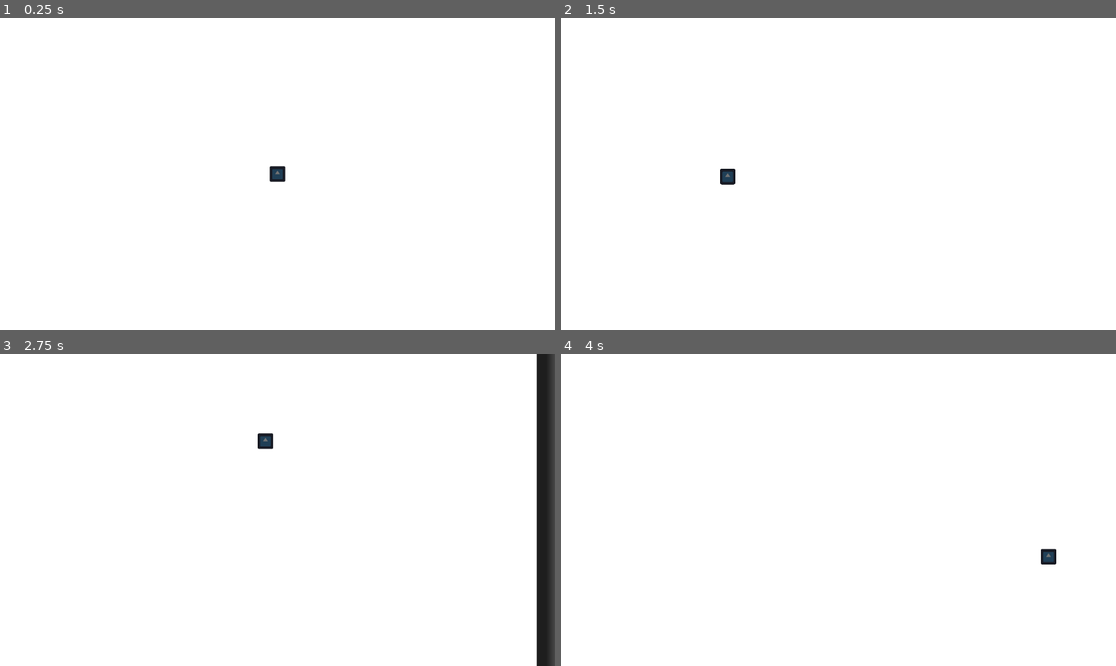
Above: before the commit, frames 1-4 (two rows, left to right).
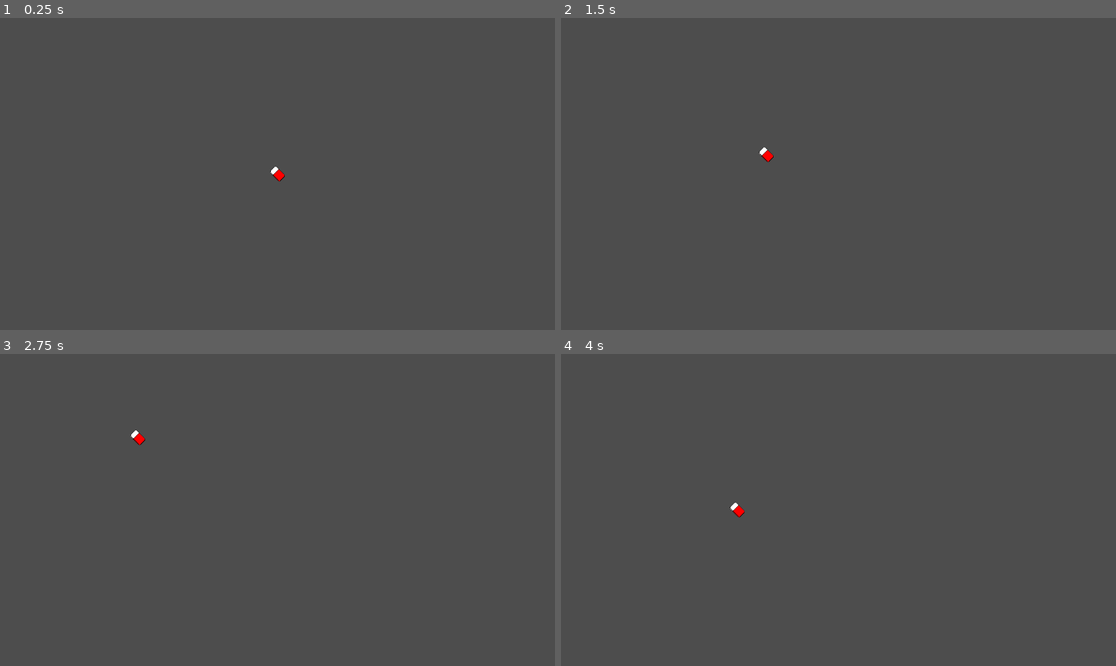
Above: after the commit, the same moments.

Repository: craftak4/GWJ-78-solo
Game: Godot game, scene res://main_scene.tscn
Same seed, same stepped clock (60 frames per second), same inputs: the game is played once before the commit and once after it. The engine's default icon, where the game draws it, is replaced by a stand-in: a white triangle on a blue panel in a dark square.
Inputs (mouse positions are in pixels of both pictures, inside the frame that each line leads up to):
- Up to frame 1 (0.25 s): no input
- Up to frame 2 (1.5 s): tap Enter at 0.5 s; move the mouse to (960, 158) at 0.52 s; press the mouse at (960, 158) at 0.53 s; hold Right (right) 0.53-1.28 s; move the mouse to (727, 189) at 1.27 s; release the mouse at (727, 189) at 1.28 s; hold Down (down) from 1.28 s (still down); click (727, 189) at 1.35 s
- Up to frame 3 (2.75 s): move the mouse to (333, 441) at 2.02 s; release Down (down) at 2.03 s; press the mouse at (333, 441) at 2.03 s; hold Right (right) from 2.03 s (still down)
- Up to frame 4 (4 s): move the mouse to (810, 572) at 2.77 s; release Right (right) at 2.78 s; release the mouse at (810, 572) at 2.78 s; hold Up (up) 2.78-3.53 s; click (810, 572) at 2.85 s; move the mouse to (1005, 556) at 3.52 s; press the mouse at (1005, 556) at 3.53 s; hold Left (left) from 3.53 s (still down)

The runs differ from the first frame. In frame 1, 100% of the frame differs, in the area x 0-100%, y 0-100%; in frame 2, 100%; in frame 3, 99%; in frame 4, 100%.
Error after the commit: Invalid access to property or key 'texture' on a base object of type 'Nil'. (res://rubbers/rubber.gd:14)

Commit message:
Rubber system

Diff:
--- /dev/null
+++ b/assets/textures/inkscape/rubbers.svg
@@ -0,0 +1,185 @@
+<?xml version="1.0" encoding="UTF-8" standalone="no"?>
+<!-- Created with Inkscape (http://www.inkscape.org/) -->
+
+<svg
+   width="100mm"
+   height="100mm"
+   viewBox="0 0 100 100"
+   version="1.1"
+   id="svg5"
+   inkscape:version="1.2.2 (b0a8486541, 2022-12-01)"
+   sodipodi:docname="rubbers.svg"
+   xmlns:inkscape="http://www.inkscape.org/namespaces/inkscape"
+   xmlns:sodipodi="http://sodipodi.sourceforge.net/DTD/sodipodi-0.dtd"
+   xmlns="http://www.w3.org/2000/svg"
+   xmlns:svg="http://www.w3.org/2000/svg">
+  <sodipodi:namedview
+     id="namedview7"
+     pagecolor="#ffffff"
+     bordercolor="#666666"
+     borderopacity="1.0"
+     inkscape:showpageshadow="2"
+     inkscape:pageopacity="0.0"
+     inkscape:pagecheckerboard="0"
+     inkscape:deskcolor="#d1d1d1"
+     inkscape:document-units="mm"
+     showgrid="false"
+     inkscape:zoom="2.4738541"
+     inkscape:cx="190.7954"
+     inkscape:cy="771.06405"
+     inkscape:window-width="1920"
+     inkscape:window-height="1138"
+     inkscape:window-x="2240"
+     inkscape:window-y="25"
+     inkscape:window-maximized="1"
+     inkscape:current-layer="g4107-6-6">
+    <inkscape:page
+       x="0"
+       y="0"
+       width="100"
+       height="100"
+       id="page4132"
+       inkscape:export-filename="../rubbers/Red.svg"
+       inkscape:export-xdpi="96"
+       inkscape:export-ydpi="96" />
+    <inkscape:page
+       x="136.13284"
+       y="0.40189666"
+       width="100"
+       height="100"
+       id="page4134"
+       inkscape:export-filename="../rubbers/Aqua.svg"
+       inkscape:export-xdpi="96"
+       inkscape:export-ydpi="96" />
+    <inkscape:page
+       x="0.53026175"
+       y="154.02147"
+       width="100"
+       height="100"
+       id="page4227"
+       inkscape:export-filename="../../../rubbers/Blue.svg"
+       inkscape:export-xdpi="96"
+       inkscape:export-ydpi="96" />
+  </sodipodi:namedview>
+  <defs
+     id="defs2" />
+  <g
+     inkscape:label="Layer 1"
+     inkscape:groupmode="layer"
+     id="layer1">
+    <g
+       id="g4107"
+       transform="matrix(0.77587744,-0.77587744,0.77587744,0.77587744,-27.028727,48.207814)"
+       style="stroke-width:0.911364">
+      <rect
+         style="opacity:1;fill:#ffffff;stroke:#000000;stroke-width:1.36705;stroke-linejoin:round;stroke-dasharray:none"
+         id="rect479"
+         width="47.657852"
+         height="79.272232"
+         x="26.171074"
+         y="8.2626953"
+         ry="10.737241"
+         rx="11.89885" />
+      <path
+         id="rect5211"
+         style="opacity:1;fill:#c8b7b7;stroke:#000000;stroke-width:1.36705;stroke-linejoin:round"
+         d="m 35.780108,8.2626953 h 25.388026 c 7.014077,0 12.660788,4.8651287 12.660788,10.9083597 v 58.718864 c 0,6.043231 -5.646711,10.90836 -12.660788,10.90836 H 35.780108 c -7.014076,0 -12.660788,-4.865129 -12.660788,-10.90836 V 18.59045 C 23.030939,11.465887 31.737855,8.2775114 35.780108,8.2626953 Z"
+         sodipodi:nodetypes="csssssscc" />
+      <rect
+         style="opacity:1;fill:#ffffff;stroke:#000000;stroke-width:1.36705;stroke-linejoin:round;stroke-dasharray:none"
+         id="rect4427"
+         width="47.657852"
+         height="79.272232"
+         x="26.171074"
+         y="8.2626953"
+         ry="10.737241"
+         rx="11.89885" />
+      <path
+         id="rect1871"
+         style="opacity:1;fill:#aa0000;fill-opacity:1;stroke:#000000;stroke-width:1.36705;stroke-linejoin:round"
+         d="m 73.828928,36.234776 v 48.766207 c 0,3.446007 -5.851498,6.220229 -9.348309,6.220229 H 30.154624 c -3.496811,0 -7.035305,-3.75072 -7.035305,-7.245448 V 36.234776 Z"
+         sodipodi:nodetypes="csssscc" />
+      <path
+         id="path5157"
+         style="opacity:1;fill:#ff0000;stroke:#000000;stroke-width:1.36705;stroke-linejoin:round"
+         d="M 73.828926,36.234777 V 82.38898 c 0,3.261433 -2.645706,5.887063 -5.932075,5.887063 H 32.103149 c -3.286369,0 -5.932075,-2.62563 -5.932075,-5.887063 V 36.234777 Z"
+         sodipodi:nodetypes="csssscc" />
+    </g>
+    <g
+       id="g4107-6"
+       transform="matrix(0.77587744,-0.77587744,0.77587744,0.77587744,109.10412,48.609709)"
+       style="stroke-width:0.911364">
+      <rect
+         style="opacity:1;fill:#ffffff;stroke:#000000;stroke-width:1.36705;stroke-linejoin:round;stroke-dasharray:none"
+         id="rect479-2"
+         width="47.657852"
+         height="79.272232"
+         x="26.171074"
+         y="8.2626953"
+         ry="10.737241"
+         rx="11.89885" />
+      <path
+         id="rect5211-9"
+         style="opacity:1;fill:#c8b7b7;stroke:#000000;stroke-width:1.36705;stroke-linejoin:round"
+         d="m 35.780108,8.2626953 h 25.388026 c 7.014077,0 12.660788,4.8651287 12.660788,10.9083597 v 58.718864 c 0,6.043231 -5.646711,10.90836 -12.660788,10.90836 H 35.780108 c -7.014076,0 -12.660788,-4.865129 -12.660788,-10.90836 V 18.59045 C 23.030939,11.465887 31.737855,8.2775114 35.780108,8.2626953 Z"
+         sodipodi:nodetypes="csssssscc" />
+      <rect
+         style="opacity:1;fill:#ffffff;stroke:#000000;stroke-width:1.36705;stroke-linejoin:round;stroke-dasharray:none"
+         id="rect4427-1"
+         width="47.657852"
+         height="79.272232"
+         x="26.171074"
+         y="8.2626953"
+         ry="10.737241"
+         rx="11.89885" />
+      <path
+         id="rect1871-2"
+         style="opacity:1;fill:#008c8c;fill-opacity:1;stroke:#000000;stroke-width:1.36705;stroke-linejoin:round"
+         d="m 73.828928,36.234776 v 48.766207 c 0,3.446007 -5.851498,6.220229 -9.348309,6.220229 H 30.154624 c -3.496811,0 -7.035305,-3.75072 -7.035305,-7.245448 V 36.234776 Z"
+         sodipodi:nodetypes="csssscc" />
+      <path
+         id="path5157-7"
+         style="opacity:1;fill:#00ffff;stroke:#000000;stroke-width:1.36705;stroke-linejoin:round"
+         d="M 73.828926,36.234777 V 82.38898 c 0,3.261433 -2.645706,5.887063 -5.932075,5.887063 H 32.103149 c -3.286369,0 -5.932075,-2.62563 -5.932075,-5.887063 V 36.234777 Z"
+         sodipodi:nodetypes="csssscc" />
+    </g>
+    <g
+       id="g4107-6-6"
+       transform="matrix(0.77587744,-0.77587744,0.77587744,0.77587744,-26.498467,202.22928)"
+       style="stroke-width:0.911364">
+      <rect
+         style="opacity:1;fill:#ffffff;stroke:#000000;stroke-width:1.36705;stroke-linejoin:round;stroke-dasharray:none"
+         id="rect479-2-2"
+         width="47.657852"
+         height="79.272232"
+         x="26.171074"
+         y="8.2626953"
+         ry="10.737241"
+         rx="11.89885" />
+      <path
+         id="rect5211-9-6"
+         style="opacity:1;fill:#c8b7b7;stroke:#000000;stroke-width:1.36705;stroke-linejoin:round"
+         d="m 35.780108,8.2626953 h 25.388026 c 7.014077,0 12.660788,4.8651287 12.660788,10.9083597 v 58.718864 c 0,6.043231 -5.646711,10.90836 -12.660788,10.90836 H 35.780108 c -7.014076,0 -12.660788,-4.865129 -12.660788,-10.90836 V 18.59045 C 23.030939,11.465887 31.737855,8.2775114 35.780108,8.2626953 Z"
+         sodipodi:nodetypes="csssssscc" />
+      <rect
+         style="opacity:1;fill:#ffffff;stroke:#000000;stroke-width:1.36705;stroke-linejoin:round;stroke-dasharray:none"
+         id="rect4427-1-1"
+         width="47.657852"
+         height="79.272232"
+         x="26.171074"
+         y="8.2626953"
+         ry="10.737241"
+         rx="11.89885" />
+      <path
+         id="rect1871-2-8"
+         style="opacity:1;fill:#0044aa;fill-opacity:1;stroke:#000000;stroke-width:1.36705;stroke-linejoin:round"
+         d="m 73.828928,36.234776 v 48.766207 c 0,3.446007 -5.851498,6.220229 -9.348309,6.220229 H 30.154624 c -3.496811,0 -7.035305,-3.75072 -7.035305,-7.245448 V 36.234776 Z"
+         sodipodi:nodetypes="csssscc" />
+      <path
+         id="path5157-7-7"
+         style="opacity:1;fill:#2a7fff;stroke:#000000;stroke-width:1.36705;stroke-linejoin:round"
+         d="M 73.828926,36.234777 V 82.38898 c 0,3.261433 -2.645706,5.887063 -5.932075,5.887063 H 32.103149 c -3.286369,0 -5.932075,-2.62563 -5.932075,-5.887063 V 36.234777 Z"
+         sodipodi:nodetypes="csssscc" />
+    </g>
+  </g>
+</svg>
--- /dev/null
+++ b/assets/textures/rubbers/Aqua.svg
@@ -0,0 +1,82 @@
+<?xml version="1.0" encoding="UTF-8" standalone="no"?>
+<!-- Created with Inkscape (http://www.inkscape.org/) -->
+
+<svg
+   width="100mm"
+   height="100mm"
+   viewBox="0 0 100 100"
+   version="1.1"
+   id="svg5"
+   inkscape:version="1.2.2 (b0a8486541, 2022-12-01)"
+   sodipodi:docname="rubbers.svg"
+   xmlns:inkscape="http://www.inkscape.org/namespaces/inkscape"
+   xmlns:sodipodi="http://sodipodi.sourceforge.net/DTD/sodipodi-0.dtd"
+   xmlns="http://www.w3.org/2000/svg"
+   xmlns:svg="http://www.w3.org/2000/svg">
+  <sodipodi:namedview
+     id="namedview7"
+     pagecolor="#ffffff"
+     bordercolor="#666666"
+     borderopacity="1.0"
+     inkscape:showpageshadow="2"
+     inkscape:pageopacity="0.0"
+     inkscape:pagecheckerboard="0"
+     inkscape:deskcolor="#d1d1d1"
+     inkscape:document-units="mm"
+     showgrid="false"
+     inkscape:zoom="0.54085877"
+     inkscape:cx="53.618433"
+     inkscape:cy="385.49805"
+     inkscape:window-width="1920"
+     inkscape:window-height="1138"
+     inkscape:window-x="2240"
+     inkscape:window-y="25"
+     inkscape:window-maximized="1"
+     inkscape:current-layer="g4107-6-6" />
+  <defs
+     id="defs2" />
+  <g
+     inkscape:label="Layer 1"
+     inkscape:groupmode="layer"
+     id="layer1"
+     transform="translate(-136.13284,-0.40189666)">
+    <g
+       id="g4107-6"
+       transform="matrix(0.77587744,-0.77587744,0.77587744,0.77587744,109.10412,48.609709)"
+       style="stroke-width:0.911364">
+      <rect
+         style="opacity:1;fill:#ffffff;stroke:#000000;stroke-width:1.36705;stroke-linejoin:round;stroke-dasharray:none"
+         id="rect479-2"
+         width="47.657852"
+         height="79.272232"
+         x="26.171074"
+         y="8.2626953"
+         ry="10.737241"
+         rx="11.89885" />
+      <path
+         id="rect5211-9"
+         style="opacity:1;fill:#c8b7b7;stroke:#000000;stroke-width:1.36705;stroke-linejoin:round"
+         d="m 35.780108,8.2626953 h 25.388026 c 7.014077,0 12.660788,4.8651287 12.660788,10.9083597 v 58.718864 c 0,6.043231 -5.646711,10.90836 -12.660788,10.90836 H 35.780108 c -7.014076,0 -12.660788,-4.865129 -12.660788,-10.90836 V 18.59045 C 23.030939,11.465887 31.737855,8.2775114 35.780108,8.2626953 Z"
+         sodipodi:nodetypes="csssssscc" />
+      <rect
+         style="opacity:1;fill:#ffffff;stroke:#000000;stroke-width:1.36705;stroke-linejoin:round;stroke-dasharray:none"
+         id="rect4427-1"
+         width="47.657852"
+         height="79.272232"
+         x="26.171074"
+         y="8.2626953"
+         ry="10.737241"
+         rx="11.89885" />
+      <path
+         id="rect1871-2"
+         style="opacity:1;fill:#008c8c;fill-opacity:1;stroke:#000000;stroke-width:1.36705;stroke-linejoin:round"
+         d="m 73.828928,36.234776 v 48.766207 c 0,3.446007 -5.851498,6.220229 -9.348309,6.220229 H 30.154624 c -3.496811,0 -7.035305,-3.75072 -7.035305,-7.245448 V 36.234776 Z"
+         sodipodi:nodetypes="csssscc" />
+      <path
+         id="path5157-7"
+         style="opacity:1;fill:#00ffff;stroke:#000000;stroke-width:1.36705;stroke-linejoin:round"
+         d="M 73.828926,36.234777 V 82.38898 c 0,3.261433 -2.645706,5.887063 -5.932075,5.887063 H 32.103149 c -3.286369,0 -5.932075,-2.62563 -5.932075,-5.887063 V 36.234777 Z"
+         sodipodi:nodetypes="csssscc" />
+    </g>
+  </g>
+</svg>
--- /dev/null
+++ b/assets/textures/rubbers/Blue.svg
@@ -0,0 +1,82 @@
+<?xml version="1.0" encoding="UTF-8" standalone="no"?>
+<!-- Created with Inkscape (http://www.inkscape.org/) -->
+
+<svg
+   width="100mm"
+   height="100mm"
+   viewBox="0 0 100 100"
+   version="1.1"
+   id="svg5"
+   inkscape:version="1.2.2 (b0a8486541, 2022-12-01)"
+   sodipodi:docname="rubbers.svg"
+   xmlns:inkscape="http://www.inkscape.org/namespaces/inkscape"
+   xmlns:sodipodi="http://sodipodi.sourceforge.net/DTD/sodipodi-0.dtd"
+   xmlns="http://www.w3.org/2000/svg"
+   xmlns:svg="http://www.w3.org/2000/svg">
+  <sodipodi:namedview
+     id="namedview7"
+     pagecolor="#ffffff"
+     bordercolor="#666666"
+     borderopacity="1.0"
+     inkscape:showpageshadow="2"
+     inkscape:pageopacity="0.0"
+     inkscape:pagecheckerboard="0"
+     inkscape:deskcolor="#d1d1d1"
+     inkscape:document-units="mm"
+     showgrid="false"
+     inkscape:zoom="0.54085877"
+     inkscape:cx="53.618433"
+     inkscape:cy="385.49805"
+     inkscape:window-width="1920"
+     inkscape:window-height="1138"
+     inkscape:window-x="2240"
+     inkscape:window-y="25"
+     inkscape:window-maximized="1"
+     inkscape:current-layer="g4107-6-6" />
+  <defs
+     id="defs2" />
+  <g
+     inkscape:label="Layer 1"
+     inkscape:groupmode="layer"
+     id="layer1"
+     transform="translate(-0.53026176,-154.02147)">
+    <g
+       id="g4107-6-6"
+       transform="matrix(0.77587744,-0.77587744,0.77587744,0.77587744,-26.498467,202.22928)"
+       style="stroke-width:0.911364">
+      <rect
+         style="opacity:1;fill:#ffffff;stroke:#000000;stroke-width:1.36705;stroke-linejoin:round;stroke-dasharray:none"
+         id="rect479-2-2"
+         width="47.657852"
+         height="79.272232"
+         x="26.171074"
+         y="8.2626953"
+         ry="10.737241"
+         rx="11.89885" />
+      <path
+         id="rect5211-9-6"
+         style="opacity:1;fill:#c8b7b7;stroke:#000000;stroke-width:1.36705;stroke-linejoin:round"
+         d="m 35.780108,8.2626953 h 25.388026 c 7.014077,0 12.660788,4.8651287 12.660788,10.9083597 v 58.718864 c 0,6.043231 -5.646711,10.90836 -12.660788,10.90836 H 35.780108 c -7.014076,0 -12.660788,-4.865129 -12.660788,-10.90836 V 18.59045 C 23.030939,11.465887 31.737855,8.2775114 35.780108,8.2626953 Z"
+         sodipodi:nodetypes="csssssscc" />
+      <rect
+         style="opacity:1;fill:#ffffff;stroke:#000000;stroke-width:1.36705;stroke-linejoin:round;stroke-dasharray:none"
+         id="rect4427-1-1"
+         width="47.657852"
+         height="79.272232"
+         x="26.171074"
+         y="8.2626953"
+         ry="10.737241"
+         rx="11.89885" />
+      <path
+         id="rect1871-2-8"
+         style="opacity:1;fill:#0044aa;fill-opacity:1;stroke:#000000;stroke-width:1.36705;stroke-linejoin:round"
+         d="m 73.828928,36.234776 v 48.766207 c 0,3.446007 -5.851498,6.220229 -9.348309,6.220229 H 30.154624 c -3.496811,0 -7.035305,-3.75072 -7.035305,-7.245448 V 36.234776 Z"
+         sodipodi:nodetypes="csssscc" />
+      <path
+         id="path5157-7-7"
+         style="opacity:1;fill:#2a7fff;stroke:#000000;stroke-width:1.36705;stroke-linejoin:round"
+         d="M 73.828926,36.234777 V 82.38898 c 0,3.261433 -2.645706,5.887063 -5.932075,5.887063 H 32.103149 c -3.286369,0 -5.932075,-2.62563 -5.932075,-5.887063 V 36.234777 Z"
+         sodipodi:nodetypes="csssscc" />
+    </g>
+  </g>
+</svg>
--- /dev/null
+++ b/assets/textures/rubbers/Red.svg
@@ -0,0 +1,81 @@
+<?xml version="1.0" encoding="UTF-8" standalone="no"?>
+<!-- Created with Inkscape (http://www.inkscape.org/) -->
+
+<svg
+   width="100mm"
+   height="100mm"
+   viewBox="0 0 100 100"
+   version="1.1"
+   id="svg5"
+   inkscape:version="1.2.2 (b0a8486541, 2022-12-01)"
+   sodipodi:docname="rubbers.svg"
+   xmlns:inkscape="http://www.inkscape.org/namespaces/inkscape"
+   xmlns:sodipodi="http://sodipodi.sourceforge.net/DTD/sodipodi-0.dtd"
+   xmlns="http://www.w3.org/2000/svg"
+   xmlns:svg="http://www.w3.org/2000/svg">
+  <sodipodi:namedview
+     id="namedview7"
+     pagecolor="#ffffff"
+     bordercolor="#666666"
+     borderopacity="1.0"
+     inkscape:showpageshadow="2"
+     inkscape:pageopacity="0.0"
+     inkscape:pagecheckerboard="0"
+     inkscape:deskcolor="#d1d1d1"
+     inkscape:document-units="mm"
+     showgrid="false"
+     inkscape:zoom="2.4738541"
+     inkscape:cx="190.7954"
+     inkscape:cy="771.06405"
+     inkscape:window-width="1920"
+     inkscape:window-height="1138"
+     inkscape:window-x="2240"
+     inkscape:window-y="25"
+     inkscape:window-maximized="1"
+     inkscape:current-layer="g4107-6-6" />
+  <defs
+     id="defs2" />
+  <g
+     inkscape:label="Layer 1"
+     inkscape:groupmode="layer"
+     id="layer1">
+    <g
+       id="g4107"
+       transform="matrix(0.77587744,-0.77587744,0.77587744,0.77587744,-27.028727,48.207814)"
+       style="stroke-width:0.911364">
+      <rect
+         style="opacity:1;fill:#ffffff;stroke:#000000;stroke-width:1.36705;stroke-linejoin:round;stroke-dasharray:none"
+         id="rect479"
+         width="47.657852"
+         height="79.272232"
+         x="26.171074"
+         y="8.2626953"
+         ry="10.737241"
+         rx="11.89885" />
+      <path
+         id="rect5211"
+         style="opacity:1;fill:#c8b7b7;stroke:#000000;stroke-width:1.36705;stroke-linejoin:round"
+         d="m 35.780108,8.2626953 h 25.388026 c 7.014077,0 12.660788,4.8651287 12.660788,10.9083597 v 58.718864 c 0,6.043231 -5.646711,10.90836 -12.660788,10.90836 H 35.780108 c -7.014076,0 -12.660788,-4.865129 -12.660788,-10.90836 V 18.59045 C 23.030939,11.465887 31.737855,8.2775114 35.780108,8.2626953 Z"
+         sodipodi:nodetypes="csssssscc" />
+      <rect
+         style="opacity:1;fill:#ffffff;stroke:#000000;stroke-width:1.36705;stroke-linejoin:round;stroke-dasharray:none"
+         id="rect4427"
+         width="47.657852"
+         height="79.272232"
+         x="26.171074"
+         y="8.2626953"
+         ry="10.737241"
+         rx="11.89885" />
+      <path
+         id="rect1871"
+         style="opacity:1;fill:#aa0000;fill-opacity:1;stroke:#000000;stroke-width:1.36705;stroke-linejoin:round"
+         d="m 73.828928,36.234776 v 48.766207 c 0,3.446007 -5.851498,6.220229 -9.348309,6.220229 H 30.154624 c -3.496811,0 -7.035305,-3.75072 -7.035305,-7.245448 V 36.234776 Z"
+         sodipodi:nodetypes="csssscc" />
+      <path
+         id="path5157"
+         style="opacity:1;fill:#ff0000;stroke:#000000;stroke-width:1.36705;stroke-linejoin:round"
+         d="M 73.828926,36.234777 V 82.38898 c 0,3.261433 -2.645706,5.887063 -5.932075,5.887063 H 32.103149 c -3.286369,0 -5.932075,-2.62563 -5.932075,-5.887063 V 36.234777 Z"
+         sodipodi:nodetypes="csssscc" />
+    </g>
+  </g>
+</svg>
--- /dev/null
+++ b/eraseble.gd
@@ -0,0 +1,4 @@
+class_name Eraseble
+extends Node
+
+var Focused:bool
--- a/main_scene.tscn
+++ b/main_scene.tscn
@@ -1,15 +1,14 @@
-[gd_scene load_steps=5 format=3 uid="uid://oe58xjntr6a"]
+[gd_scene load_steps=6 format=3 uid="uid://oe58xjntr6a"]
 
 [ext_resource type="Script" path="res://player.gd" id="1_3hyy6"]
-[ext_resource type="PackedScene" uid="uid://ydlidiodkry0" path="res://rubber.tscn" id="1_ks7cg"]
+[ext_resource type="PackedScene" uid="uid://ydlidiodkry0" path="res://rubbers/rubber.tscn" id="2_fv61h"]
+[ext_resource type="Script" path="res://tres/RubbersRes/RubberResource.gd" id="3_byx3p"]
 
 [sub_resource type="RectangleShape2D" id="RectangleShape2D_gy143"]
 size = Vector2(1197, 670)
 
-[sub_resource type="StyleBoxFlat" id="StyleBoxFlat_eagto"]
-bg_color = Color(1, 1, 1, 1)
-shadow_size = 20
-shadow_offset = Vector2(20, 20)
+[sub_resource type="Resource" id="Resource_t34eq"]
+script = ExtResource("3_byx3p")
 
 [node name="MainScene" type="Node2D"]
 
@@ -22,16 +21,10 @@
 position = Vector2(3.5, -6)
 shape = SubResource("RectangleShape2D_gy143")
 
-[node name="Paper" type="Panel" parent="." groups=["Sheet"]]
-offset_left = -793.0
-offset_top = -530.0
-offset_right = 828.0
-offset_bottom = 1601.0
-theme_override_styles/panel = SubResource("StyleBoxFlat_eagto")
-
-[node name="Rubber" parent="." instance=ExtResource("1_ks7cg")]
-
 [node name="Border" type="StaticBody2D" parent="."]
 
 [node name="CollisionPolygon2D" type="CollisionPolygon2D" parent="Border"]
 polygon = PackedVector2Array(-1507, -733, -1524, 3437, 1553, 3437, 1557, -725, 1430, -696, 1434, 3310, -1405, 3319, -1351, -654, 1420, -654, 1523, -734, -1372.92, -733)
+
+[node name="Rubber" parent="." instance=ExtResource("2_fv61h")]
+StartingRubber = SubResource("Resource_t34eq")
--- /dev/null
+++ b/rubbers/rubber.gd
@@ -0,0 +1,36 @@
+class_name Rubber
+extends Sprite2D
+
+## ABSTRACT CLASS
+
+@export var StartingRubber:RubberResource
+@onready var CurrentRubber:RubberResource
+
+func _init() -> void:
+	ChangeRubberResource(StartingRubber)
+
+func ChangeRubberResource(new_resource:RubberResource):
+	CurrentRubber = new_resource
+	texture = CurrentRubber.texture
+
+#var test:int = 1000
+#var xVel:float
+#@onready var Paper:Panel = get_tree().get_first_node_in_group("Sheet")
+#
+#func _input(event: InputEvent) -> void:
+	##print(str(Paper.global_position) + " " + str(get_global_mouse_position()))
+	#if Input.is_action_pressed("erase"):
+		#if event is InputEventMouseMotion && ( Paper.global_position.y < get_global_mouse_position().y && Paper.global_position.x < get_global_mouse_position().x) && ( Paper.global_position.y + Paper.size.y  > get_global_mouse_position().y && Paper.global_position.x + Paper.size.x > get_global_mouse_position().x):
+			#xVel = abs(((event as InputEventMouseMotion).velocity.x + (event as InputEventMouseMotion).velocity.y)/2) * 0.0035
+		#global_position = get_global_mouse_position()
+#
+#func _on_cooldown_timeout() -> void:
+	#test -= xVel
+	#print(str(test) + " " + str(xVel))
+	#xVel = 0
+
+func FindCurrentEraseble() -> Node:
+	return GetEraseble().filter(func(item:Eraseble): return item.Focused)[0]
+
+func GetEraseble() -> Array[Eraseble]:
+	return get_tree().get_nodes_in_group("eraseble") as Array[Eraseble]
--- /dev/null
+++ b/rubbers/rubber.tscn
@@ -0,0 +1,15 @@
+[gd_scene load_steps=3 format=3 uid="uid://ydlidiodkry0"]
+
+[ext_resource type="Texture2D" uid="uid://8bvt2gv7lei3" path="res://assets/textures/rubbers/Red.svg" id="1_kg1qx"]
+[ext_resource type="Script" path="res://rubbers/rubber.gd" id="2_37nku"]
+
+[node name="Rubber" type="Sprite2D"]
+scale = Vector2(0.085, 0.085)
+texture = ExtResource("1_kg1qx")
+script = ExtResource("2_37nku")
+
+[node name="Cooldown" type="Timer" parent="."]
+wait_time = 0.2
+autostart = true
+
+[connection signal="timeout" from="Cooldown" to="." method="_on_cooldown_timeout"]
--- /dev/null
+++ b/tres/RubbersRes/RubberResource.gd
@@ -0,0 +1,4 @@
+class_name RubberResource
+extends Resource
+
+@export var texture:CompressedTexture2D
--- /dev/null
+++ b/tres/ShopItemRes/ShopItemResource.gd
@@ -0,0 +1,6 @@
+class_name ShopItemResource
+extends Resource
+
+@export var Rubber:RubberResource
+@export var ItemName:String
+@export var Cost:int
Not shown, added: assets/textures/inkscape/rubbers.svg.import
Not shown, added: assets/textures/rubbers/Aqua.svg.import
Not shown, added: assets/textures/rubbers/Blue.svg.import
Not shown, added: assets/textures/rubbers/Red.svg.import
